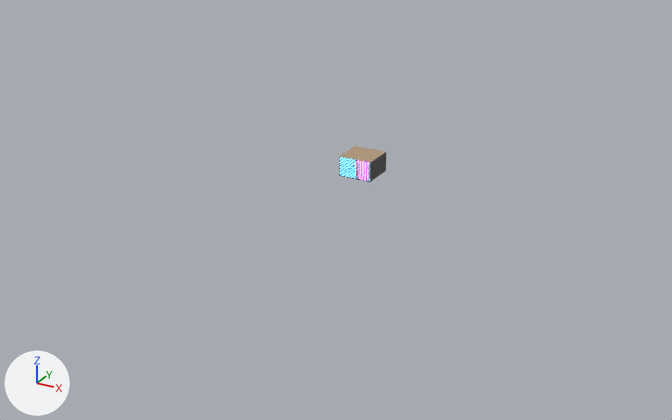
Two versions of the Blender file Futura_Network/Cubo_3D/cubo_immersivo.blend, one commit apart.
The view is the same before and after, from a 50 mm camera at (70.4, -137.8, 60.5) aimed at (-2.6, -5.2, -5.8). The lights are fixed; the arrows at lower left show +X, +Y and +Z. The picture after the commit comes second.

The first picture shows 'Proiezione_parete_sinistra', 'Specchio_pavimento' and 3 more.
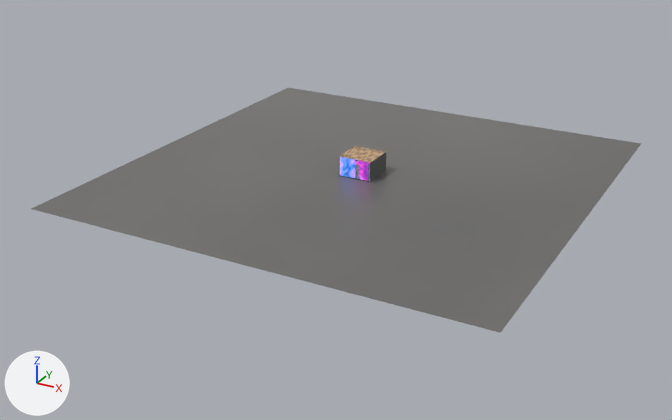
What changed in the scene script:
```text
Change mat_contenuto_parete_sinistra:
    remove # nodes: Emission, OutputMaterial, TexCoord, TexWave, ValToRGB
    remove # colours: blue #273f89, cyan #7ce7ff
    nodes: AddShader, BsdfDiffuse, Emission, Mapping, Mix, OutputMaterial, TexCoord, TexNoise x2, ValToRGB
    colours: black #000727, blue #003faa, blue #00a0ff, purple #b33ff3, cyan #cbf9ff, grey #898989
Add mat_cemento_padiglione:
    mat_cemento_padiglione = bpy.data.materials.new('Cemento_padiglione')
    # nodes: BsdfPrincipled, MapRange, OutputMaterial, TexNoise, ValToRGB
    # colours: dark grey #595959, grey #817e7c
Add me_pavimento_padiglione:
    me_pavimento_padiglione.from_pydata([(-40.0, -40.0, 0.0), (40.0, -40.0, 0.0), (-40.0, 40.0, 0.0), (40.0, 40.0, 0.0)], [], [(0, 1, 3, 2)])
    me_pavimento_padiglione.materials.append(mat_cemento_padiglione)
Remove ob_specchio_pavimento:
    ob_specchio_pavimento = bpy.data.objects.new('Specchio_pavimento', me_specchio_pavimento)
    ob_specchio_pavimento.location = (0.0, 0.0, 0.0)
Add ob_pavimento_padiglione:
    ob_pavimento_padiglione = bpy.data.objects.new('Pavimento_padiglione', me_pavimento_padiglione)
    ob_pavimento_padiglione.location = (0.0, 0.0, -0.1)
```

Boxes [x1, y1, x2, y2] around the edits, measured in the pictures (672 x 420 px):
'Pavimento_padiglione', added
    after: [31, 88, 641, 333]
'Specchio_pavimento', deleted
    before: [341, 165, 370, 181]
'Proiezione_parete_sinistra', surface changed (cyan to blue)
    both: [340, 157, 355, 175]
